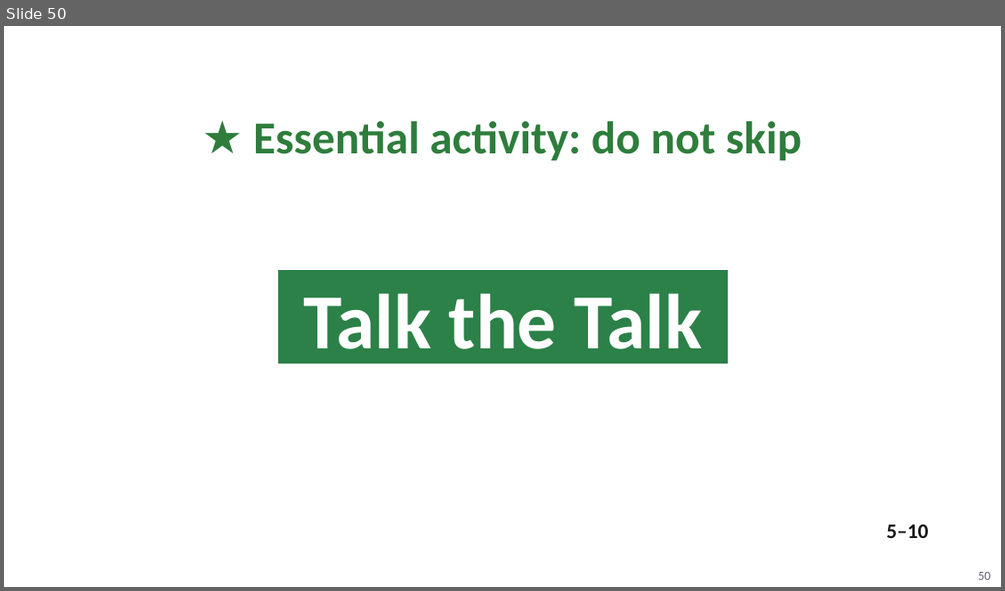
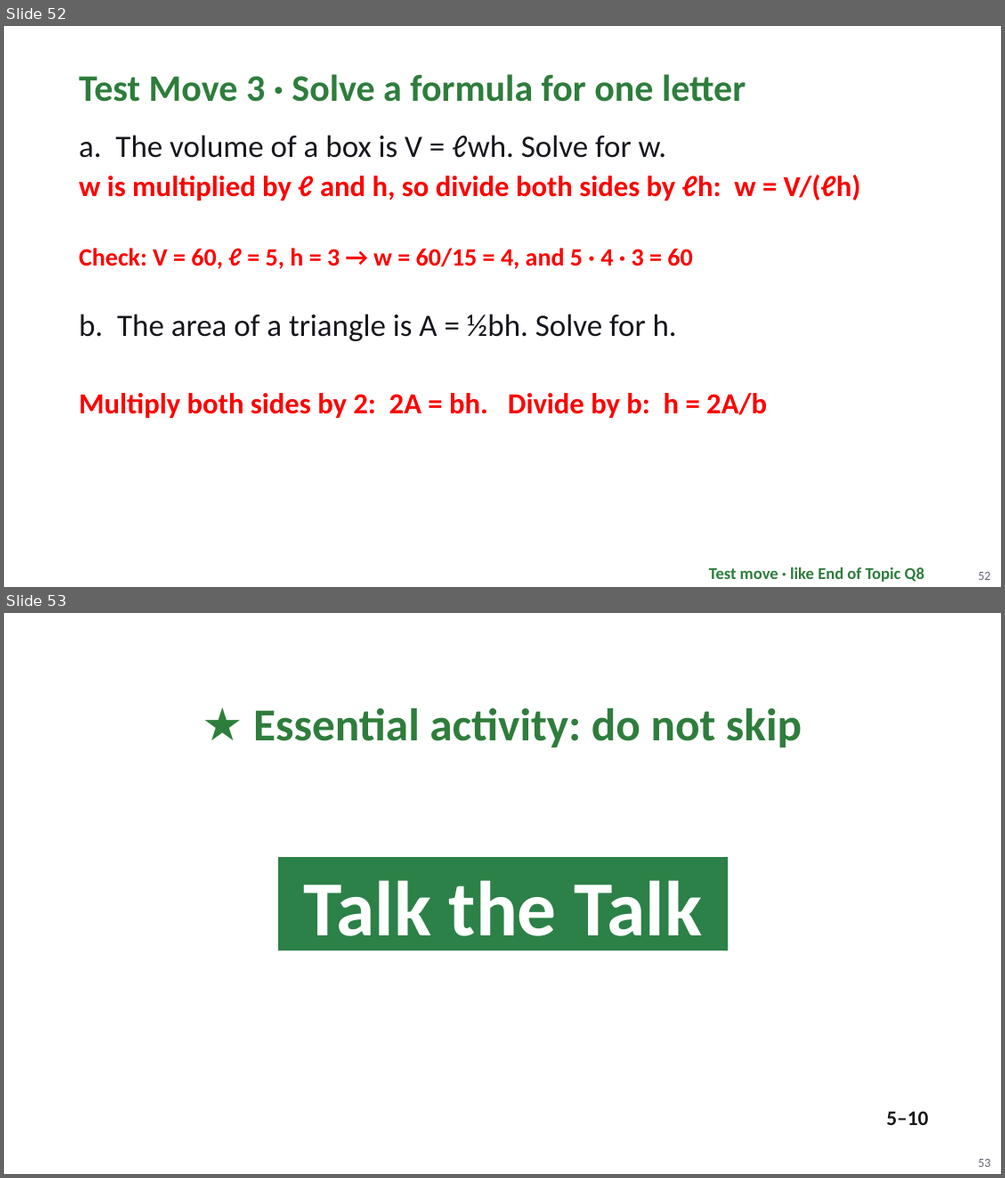
Before and after one commit to Apolloat2022/Algebra1M2U1L4, a slide deck: Module 3 topic 1/BLMathematics_AlgI_M3_T1_L2_LessonSlides_ENG_with_answers.pptx. Shown one above the other, each under a label of ours: slide 50 before the commit, slides 52 and 53 after it. The pictures are 1005x591 and 1005x1178 pixels, drawn with LibreOffice and Linux fonts; fonts in the diff are those of the drawing; background and template pictures are left out. Boxes give left, top, right and bottom in pixels: in the first picture for what was removed or moved away, otherwise in the second. Text is boxed around its words. In the diff, an @@ line names an element or a change of style, - is before the commit and + after.

```diff
--- a/Module 3 topic 1/BLMathematics_AlgI_M3_T1_L2_LessonSlides_ENG_with_answers.pptx
+++ b/Module 3 topic 1/BLMathematics_AlgI_M3_T1_L2_LessonSlides_ENG_with_answers.pptx
@@ slide 52 added at bbox=[4, 26, 1001, 587], background #FFFFFF @@
@@ text added at bbox=[79, 74, 745, 102], 36 pt, text #2E7D3C, bold @@
+Test Move 3 · Solve a formula for one letter
@@ text added at bbox=[79, 135, 667, 158], 30 pt, text #16171D @@
+a. The volume of a box is V = ℓwh. Solve for w.
@@ text added at bbox=[79, 175, 861, 200], 28 pt, text #FF0000, bold @@
+w is multiplied by ℓ and h, so divide both sides by ℓh: w = V/(ℓh)
@@ text added at bbox=[79, 248, 692, 269], 24 pt, text #FF0000, bold @@
+Check: V = 60, ℓ = 5, h = 3 → w = 60/15 = 4, and 5 · 4 · 3 = 60
@@ text added at bbox=[79, 313, 677, 341], 30 pt, text #16171D @@
+b. The area of a triangle is A = ½bh. Solve for h.
@@ text added at bbox=[79, 393, 767, 418], 28 pt, text #FF0000, bold @@
+Multiply both sides by 2: 2A = bh. Divide by b: h = 2A/b
@@ text added at bbox=[709, 567, 924, 581], 16 pt, text #2E7D3C, bold @@
+Test move · like End of Topic Q8
@@ page number added at bbox=[978, 572, 990, 580], 12 pt, text #5F6272 @@
+52
@@ what was slide 50 is now slide 53 @@
@@ page number at bbox=[978, 1159, 990, 1167]: text changed @@
-50
+53
```
Also in this commit, not shown: 2 other slides added, 13 other files.
